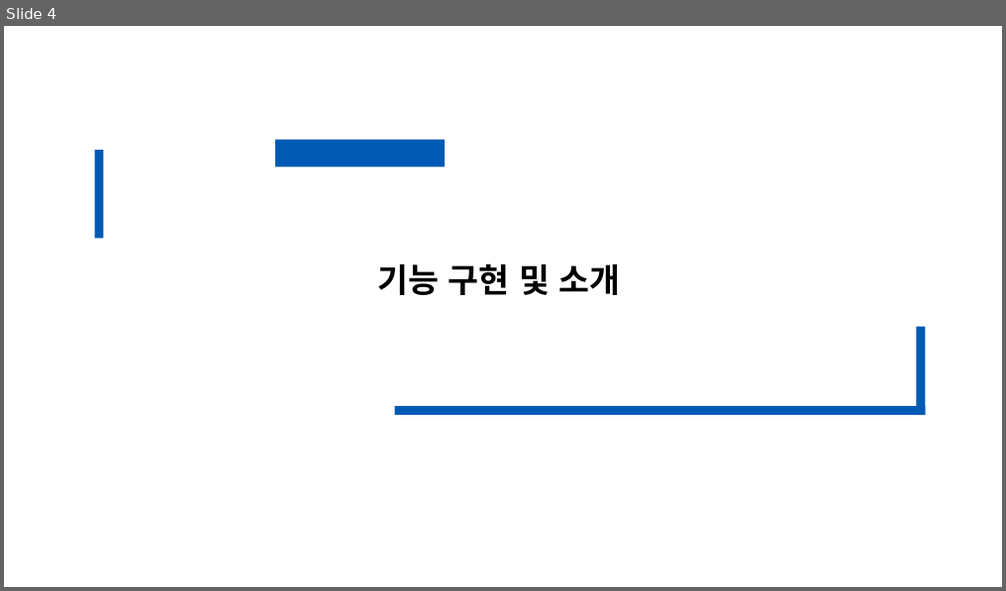
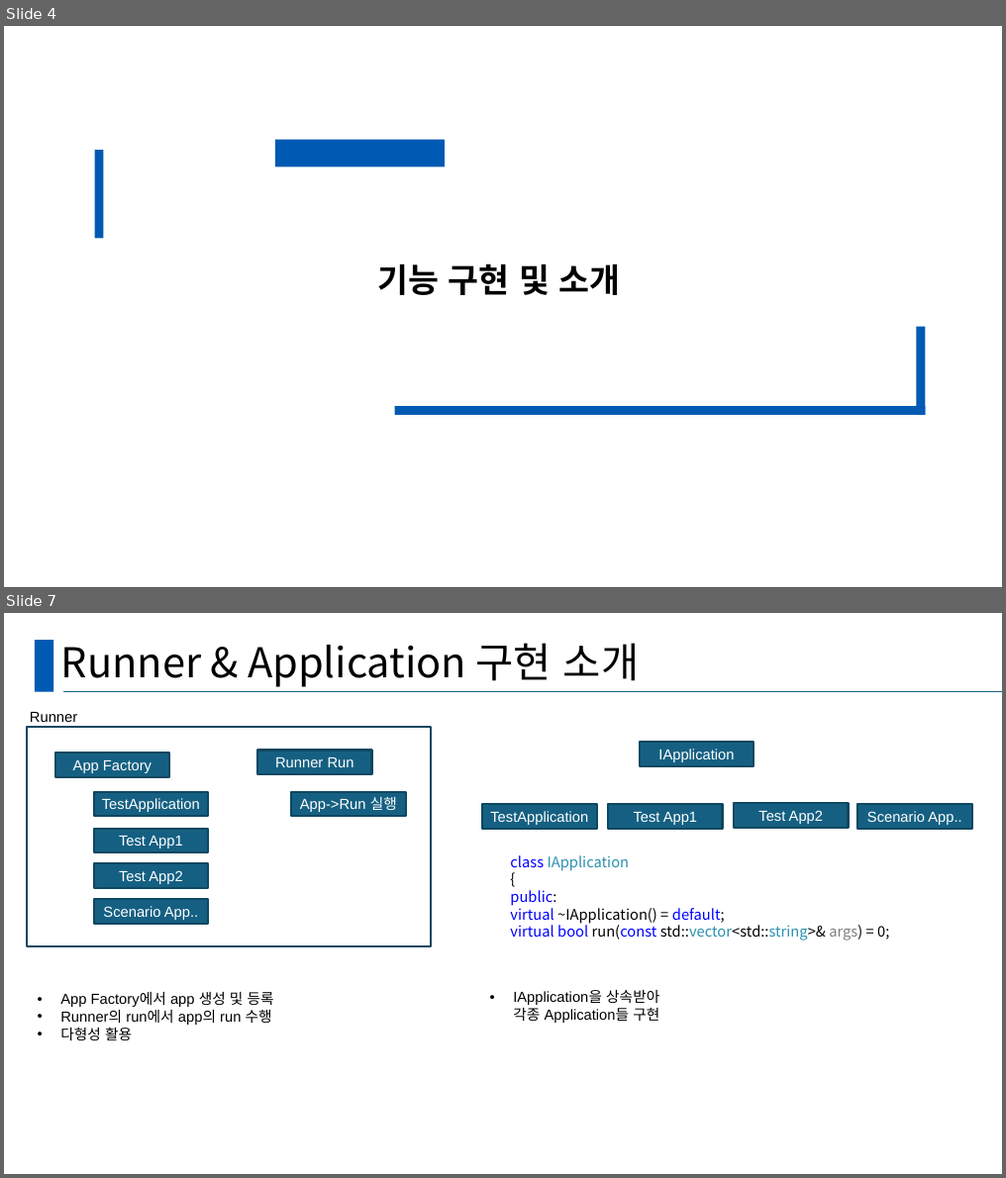
Before and after one commit to seungjun611/CRA_TeamProject_SSD, a slide deck: TeamProjectPPT.pptx. Shown one above the other, each under a label of ours: slide 4 before the commit, slides 4 and 7 after it; the slides between them are not shown. The pictures are 1006x591 and 1006x1178 pixels, drawn with LibreOffice and Linux fonts; fonts in the diff are those of the drawing. Boxes give left, top, right and bottom in pixels: in the first picture for what was removed or moved away, otherwise in the second. Text is boxed around its words. In the diff, an @@ line names an element or a change of style, - is before the commit and + after.

```diff
--- a/TeamProjectPPT.pptx
+++ b/TeamProjectPPT.pptx
@@ slide 7 added at [4,613,1002,1174], background #FFFFFF @@
@@ rectangle added at [35,640,54,691], fill #005AB4 @@
@@ title added at [61,643,640,687], 39.6 pt, text #000000 @@
+Runner & Application 구현 소개
@@ line added from (63, 691) to (1002, 691), #156082 1.5 pt @@
@@ rectangle added at [27,727,432,947], outline #104760 2 pt @@
@@ text added at [30,712,77,722], 14 pt, text #000000 @@
+Runner
@@ rectangle added at [54,753,169,777], fill #156082, outline #104760 2 pt, 14 pt, text #FFFFFF @@
+App Factory
@@ rectangle added at [257,750,372,774], fill #156082, outline #104760 2 pt, 14 pt, text #FFFFFF @@
+Runner Run
@@ rectangle added at [640,742,754,766], fill #156082, outline #104760 2 pt, 14 pt, text #FFFFFF @@
+IApplication
@@ rectangle added at [94,792,208,817], fill #156082, outline #104760 2 pt, 14 pt, text #FFFFFF @@
+TestApplication
@@ rectangle added at [291,792,406,817], fill #156082, outline #104760 2 pt, 14 pt, text #FFFFFF @@
+App->Run 실행
@@ rectangle added at [482,805,597,830], fill #156082, outline #104760 2 pt, 14 pt, text #FFFFFF @@
+TestApplication
@@ rectangle added at [608,805,723,830], fill #156082, outline #104760 2 pt, 14 pt, text #FFFFFF @@
+Test App1
@@ rectangle added at [734,803,848,828], fill #156082, outline #104760 2 pt, 14 pt, text #FFFFFF @@
+Test App2
@@ rectangle added at [858,805,973,830], fill #156082, outline #104760 2 pt, 14 pt, text #FFFFFF @@
+Scenario App..
@@ rectangle added at [94,829,208,854], fill #156082, outline #104760 2 pt, 14 pt, text #FFFFFF @@
+Test App1
@@ rectangle added at [94,863,208,888], fill #156082, outline #104760 2 pt, 14 pt, text #FFFFFF @@
+Test App2
@@ text added at [510,856,889,941], 14 pt, text #0000FF @@
+class IApplication
+{
+public:
+virtual ~IApplication() = default;
+virtual bool run(const std::vector<std::string>& args) = 0;
@@ rectangle added at [94,900,208,925], fill #156082, outline #104760 2 pt, 14 pt, text #FFFFFF @@
+Scenario App..
@@ text added at [60,992,274,1041], 14 pt, text #000000 @@
+• App Factory에서 app 생성 및 등록
+• Runner의 run에서 app의 run 수행
+• 다형성 활용
@@ text added at [513,990,659,1023], 14 pt, text #000000 @@
+• IApplication을 상속받아
+  각종 Application들 구현
```
Also in this commit, not shown: 13 other slides added, 3 slides removed.
